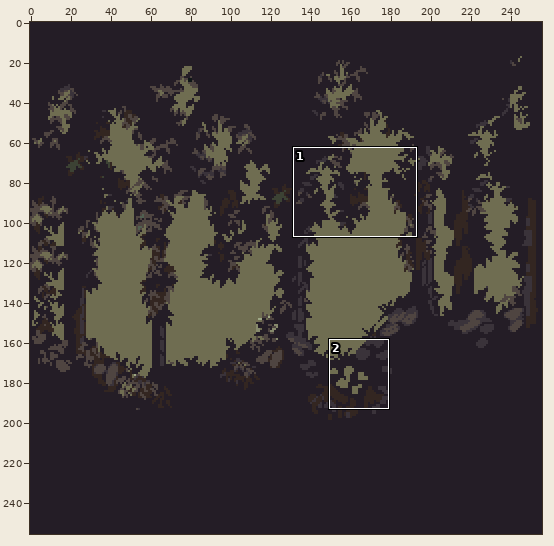
Edited in one commit: sprite sheet (images/backgrounds/parallax-layers/forest-dark3.png). The first picture is a wide view before the edit; the outline marks the close-up.
Close-up. As it was:
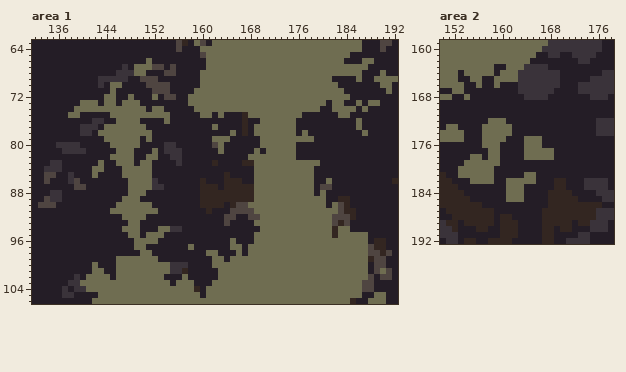
The file is 256x256 pixels. Colours within 5 levels of each other are drawn and written as one. Shown: area 1: x 132..192, y 63..106; area 2: x 150..178, y 159..192. The commit also changed other parts of the picture, which this record leaves out.
After the commit:
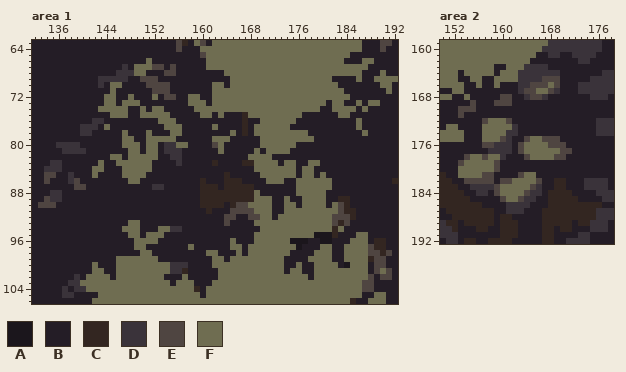
Palette (. is transparent): A #1b161c  B #241d26  C #332621  D #3a333a  E #4f4541  F #6f6d51
Diff:
Changed rows in their new state; - is an unchanged pixel.
Area 1:
first column x 138:
 68 ----------------------BBBB----------------------
 69 ----------------------BBBBB---------------------
 70 ----------------------BB--B---------------------
 71 ---------------------BBB------------------------
 72 ----------------------BB------------------------
 73 --BBB------------------B------------------------
 74 -BBBB-----BB------------------------------------
 75 BB--------BB------------------------------------
 76 --------BBBB---F-F------------------------------
 77 -------BBBBBB---FFF------------------B----------
 78 -----BBBB-BBB----FF-------------------F---------
 79 ------BBB--B--FFFF------------------------------
 80 -------BB----FF---FF----------------------------
 81 --------BB-F-F-----------------------B----------
 82 ---------B-FF---------------------BBBB----------
 83 -----------F-----------------------B--BB--------
 84 --------------------------------------B---------
 85 -------------B-----------------B------B---F-----
 86 ------------BBB----------------BB---BB---FF-----
 87 ----------BBBB-----------------BBBBBBB---FFF----
 88 ----------BBB-------------------BBBBBB---F------
 89 ---------BBB----------------------BB-BB---------
 90 --------BBBBBB--------------------BB--B---------
 91 -------BBBBBBBB-------------------BB------------
 92 ---------BBBB---------------------B-------------
 94 ----------------------------------------------B-
 95 -----------------------------------------AAA-BBB
 96 -------------------------------------AAABBAABBB-
 97 --------------------------------------ABBB--BB--
 98 -------------------------------------BBBB---BB--
 99 ------------------------------------BBBB----BB--
100 ------------------------------------BB-BB----BA-
101 ------------------------------------B--BB-------
102 ----------------------------------------B-------
Area 2:
first column x 153:
165 --------------EEE--
166 ------------EEEFE--
167 -----------EEFFED--
168 -------EE---EE-----
169 --E---EEE----------
170 EEE----------------
171 E------------------
172 ----E---E----------
173 ---------D---------
174 --------DD---------
175 -------ED--E--EEE--
176 ----EEDDD-E---FEEE-
177 -----DDDD-E-----FEE
178 -E--E--D---E----EE-
179 E-----E------------
180 ------E------------
181 ----EE----E--------
182 -EEEEE-EE----E-----
183 --DDDDEF---FED-----
184 ---DD-EF---EDD-----
185 -------E--EDD------
186 --------DDDD-------
187 --------DDD--------
Where, in picture pixels (left, top, right, bottom), the same in both close-ups:
changed: (68, 70, 230, 220)
changed: (254, 124, 356, 280)
changed: (458, 76, 572, 214)
